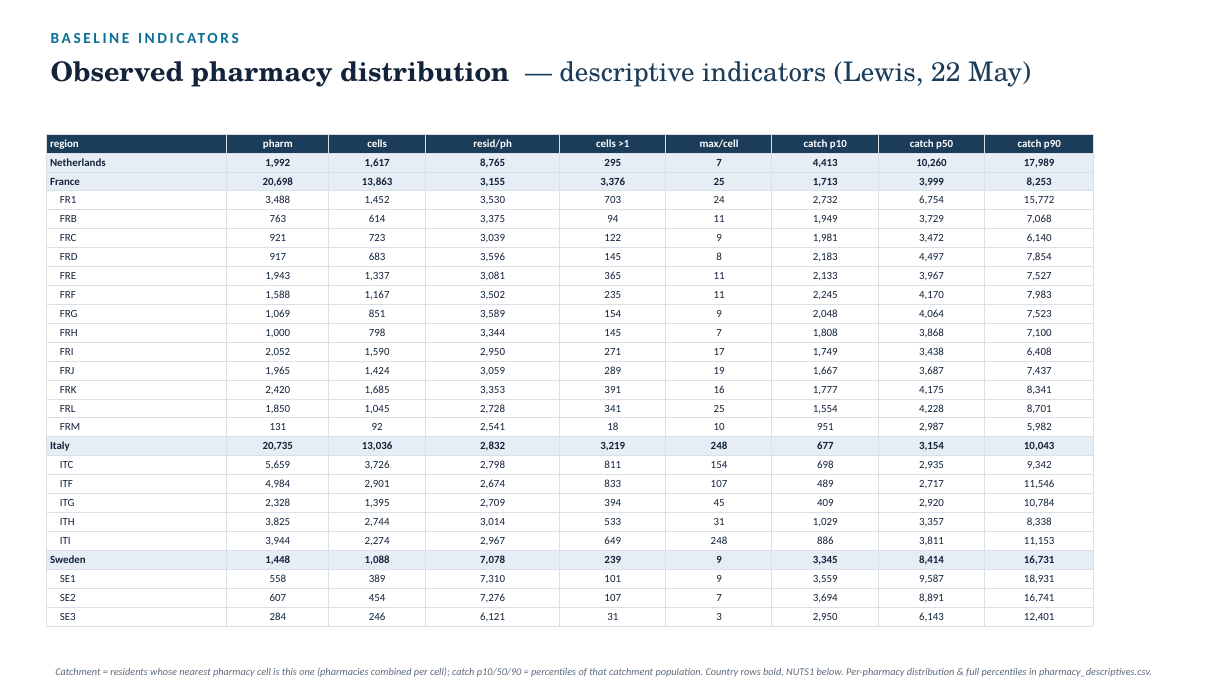
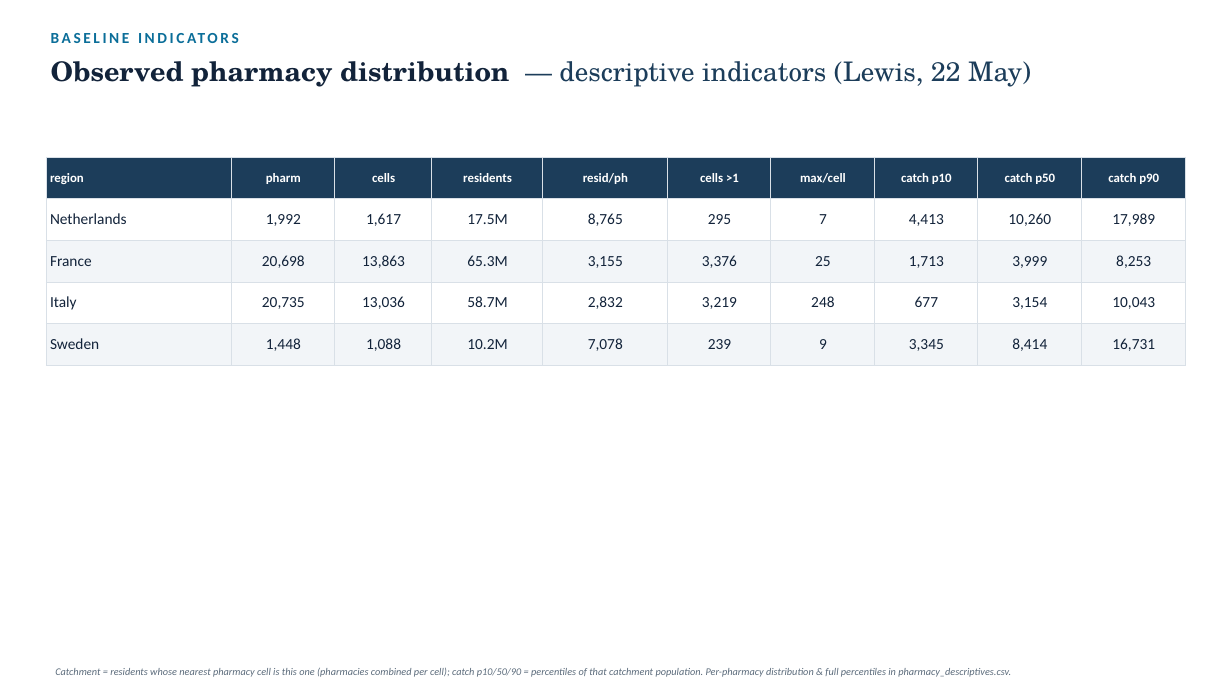
Before and after one commit to ObjectVision/NetworkModel_EU, a slide deck: slide 5 of doc/lambda_sweep5.pptx. Drawn at 1232x693 pixels with LibreOffice and Linux fonts; fonts in the diff are those of the drawing. Boxes give left, top, right and bottom in pixels: in the first picture for what was removed or moved away, otherwise in the second. Text is boxed around its words. In the diff, an @@ line names an element or a change of style, - is before the commit and + after.

```diff
--- a/doc/lambda_sweep5.pptx
+++ b/doc/lambda_sweep5.pptx
@@ table at bbox=[46, 157, 1186, 355] @@
-region | pharm | cells | resid/ph | cells >1 | max/cell | catch p10 | catch p50 | catch p90
-Netherlands | 1,992 | 1,617 | 8,765 | 295 | 7 | 4,413 | 10,260 | 17,989
-France | 20,698 | 13,863 | 3,155 | 3,376 | 25 | 1,713 | 3,999 | 8,253
-FR1 | 3,488 | 1,452 | 3,530 | 703 | 24 | 2,732 | 6,754 | 15,772
-FRB | 763 | 614 | 3,375 | 94 | 11 | 1,949 | 3,729 | 7,068
-FRC | 921 | 723 | 3,039 | 122 | 9 | 1,981 | 3,472 | 6,140
-FRD | 917 | 683 | 3,596 | 145 | 8 | 2,183 | 4,497 | 7,854
-FRE | 1,943 | 1,337 | 3,081 | 365 | 11 | 2,133 | 3,967 | 7,527
-FRF | 1,588 | 1,167 | 3,502 | 235 | 11 | 2,245 | 4,170 | 7,983
-FRG | 1,069 | 851 | 3,589 | 154 | 9 | 2,048 | 4,064 | 7,523
-FRH | 1,000 | 798 | 3,344 | 145 | 7 | 1,808 | 3,868 | 7,100
-FRI | 2,052 | 1,590 | 2,950 | 271 | 17 | 1,749 | 3,438 | 6,408
-FRJ | 1,965 | 1,424 | 3,059 | 289 | 19 | 1,667 | 3,687 | 7,437
-FRK | 2,420 | 1,685 | 3,353 | 391 | 16 | 1,777 | 4,175 | 8,341
-FRL | 1,850 | 1,045 | 2,728 | 341 | 25 | 1,554 | 4,228 | 8,701
-FRM | 131 | 92 | 2,541 | 18 | 10 | 951 | 2,987 | 5,982
-Italy | 20,735 | 13,036 | 2,832 | 3,219 | 248 | 677 | 3,154 | 10,043
-ITC | 5,659 | 3,726 | 2,798 | 811 | 154 | 698 | 2,935 | 9,342
-ITF | 4,984 | 2,901 | 2,674 | 833 | 107 | 489 | 2,717 | 11,546
-ITG | 2,328 | 1,395 | 2,709 | 394 | 45 | 409 | 2,920 | 10,784
-ITH | 3,825 | 2,744 | 3,014 | 533 | 31 | 1,029 | 3,357 | 8,338
-ITI | 3,944 | 2,274 | 2,967 | 649 | 248 | 886 | 3,811 | 11,153
-Sweden | 1,448 | 1,088 | 7,078 | 239 | 9 | 3,345 | 8,414 | 16,731
-SE1 | 558 | 389 | 7,310 | 101 | 9 | 3,559 | 9,587 | 18,931
-SE2 | 607 | 454 | 7,276 | 107 | 7 | 3,694 | 8,891 | 16,741
-SE3 | 284 | 246 | 6,121 | 31 | 3 | 2,950 | 6,143 | 12,401
+region | pharm | cells | residents | resid/ph | cells >1 | max/cell | catch p10 | catch p50 | catch p90
+Netherlands | 1,992 | 1,617 | 17.5M | 8,765 | 295 | 7 | 4,413 | 10,260 | 17,989
+France | 20,698 | 13,863 | 65.3M | 3,155 | 3,376 | 25 | 1,713 | 3,999 | 8,253
+Italy | 20,735 | 13,036 | 58.7M | 2,832 | 3,219 | 248 | 677 | 3,154 | 10,043
+Sweden | 1,448 | 1,088 | 10.2M | 7,078 | 239 | 9 | 3,345 | 8,414 | 16,731
@@ table: place and size @@
-table at bbox=[46, 134, 1093, 625]
+table at bbox=[46, 157, 1186, 355]
@@ text at bbox=[55, 668, 1011, 677]: text changed @@
-Catchment = residents whose nearest pharmacy cell is this one (pharmacies combined per cell); catch p10/50/90 = percentiles of that catchment population. Country rows bold, NUTS1 below. Per-pharmacy distribution & full percentiles in pharmacy_descriptives.csv.
+Catchment = residents whose nearest pharmacy cell is this one (pharmacies combined per cell); catch p10/50/90 = percentiles of that catchment population. Per-pharmacy distribution & full percentiles in pharmacy_descriptives.csv.
```
